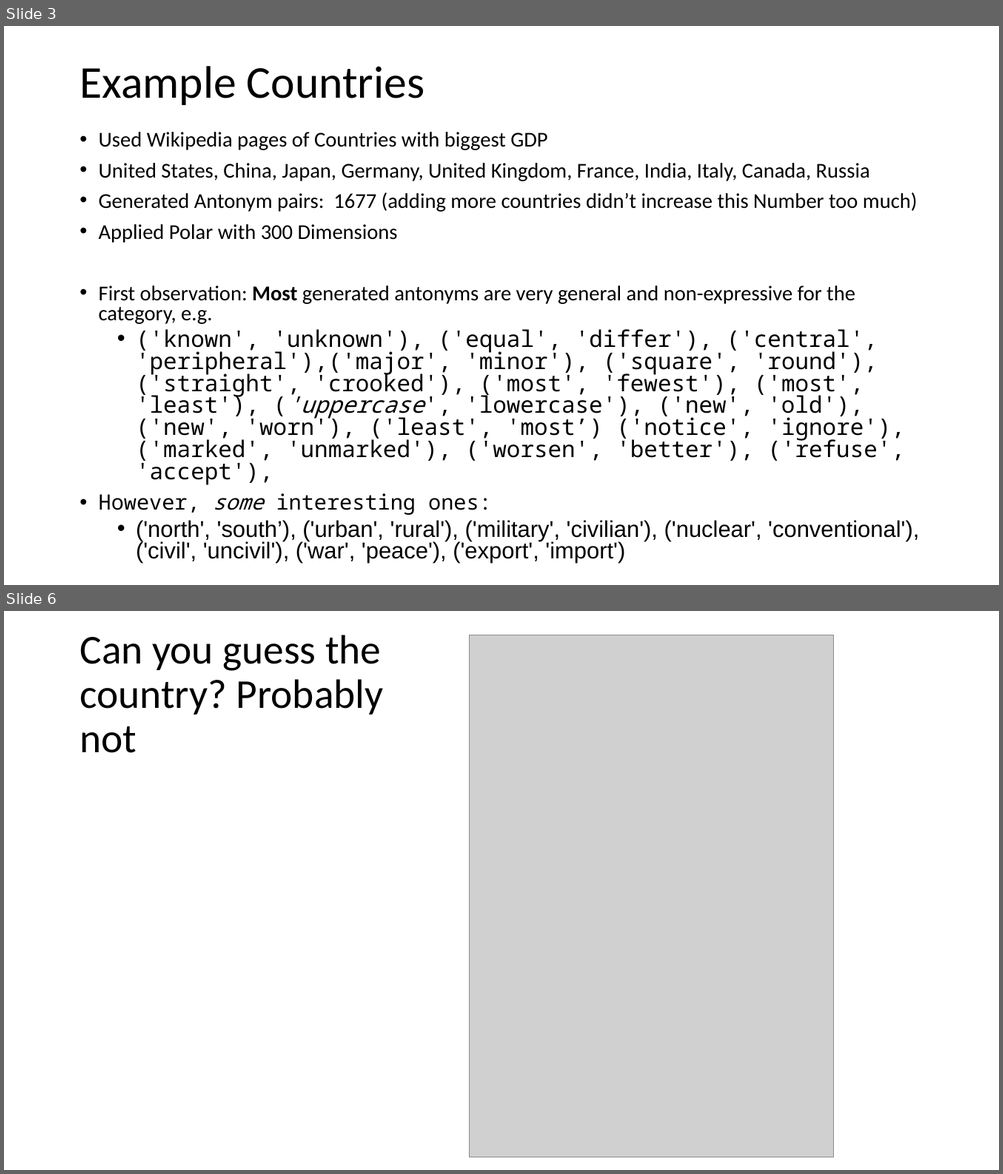
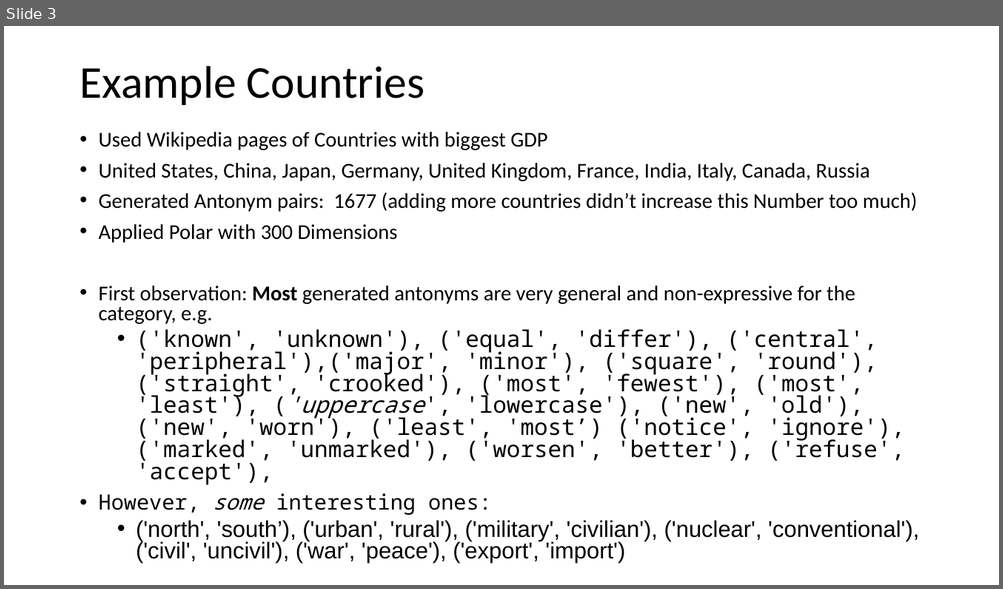
Before and after one commit to ichbinhandsome/Semantic-Differentials-for-Wikipedia-using-the-POLAR-Framework, a slide deck: Results Antonym generation.pptx. Shown one above the other, each under a label of ours: slides 3 and 6 before the commit, slide 3 after it; the slides between them are not shown. The pictures are 1003x1174 and 1003x589 pixels, drawn with LibreOffice and Linux fonts; fonts in the diff are those of the drawing; grey boxes stand for pictures. Boxes give left, top, right and bottom in pixels: in the first picture for what was removed or moved away, otherwise in the second. Text is boxed around its words. In the diff, an @@ line names an element or a change of style, - is before the commit and + after.

```diff
--- a/Results Antonym generation.pptx
+++ b/Results Antonym generation.pptx
@@ slide 6 removed at (4,611,999,1170), background #FFFFFF @@
@@ title removed at (79,635,384,753) @@
-Can you guess the country? Probably not
@@ picture removed at (469,635,834,1158) @@
```
Also in this commit, not shown: 16 slides changed, 1 slide added, 1 other slide removed.
